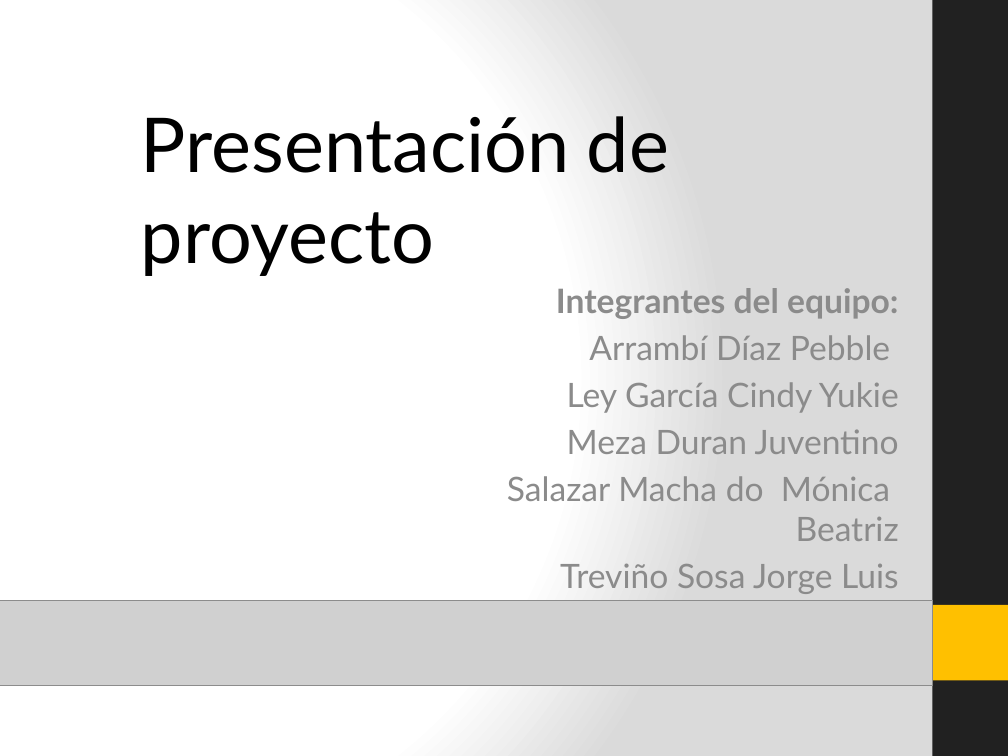
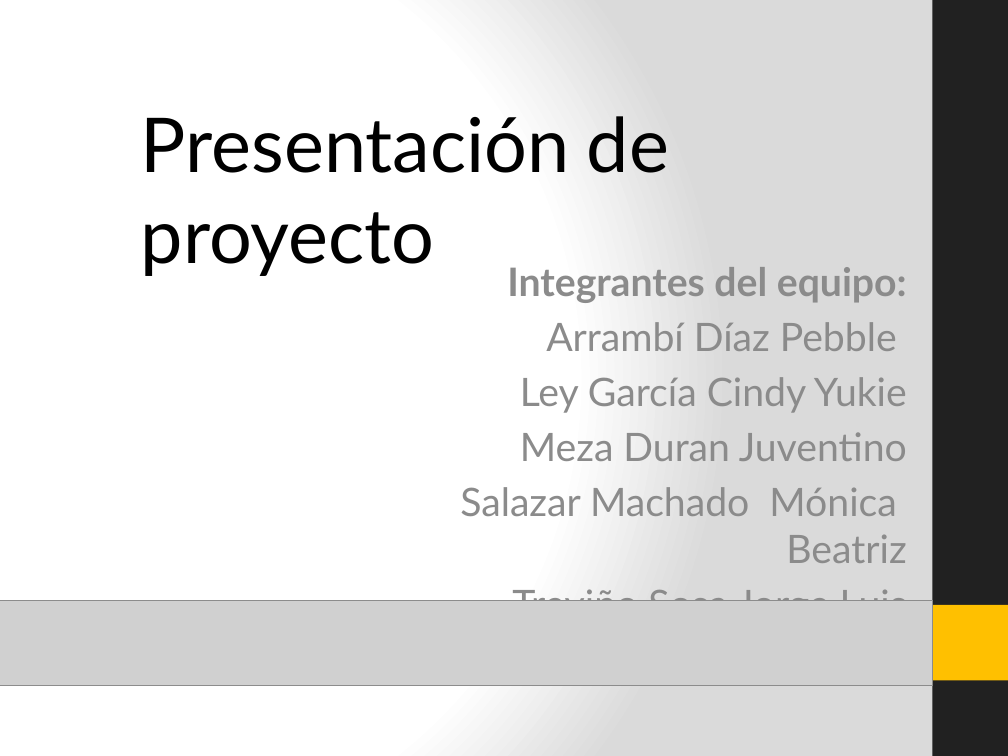
Before and after one commit to juvenmezaa/JYMPsport, a slide deck: slide 1 of Documentacion/Presentación.pptx. Drawn at 1008x756 pixels with LibreOffice and Linux fonts; fonts in the diff are those of the drawing; grey boxes stand for pictures. Boxes give left, top, right and bottom in pixels: in the first picture for what was removed or moved away, otherwise in the second. Text is boxed around its words. In the diff, an @@ line names an element or a change of style, - is before the commit and + after.

```diff
--- a/Documentacion/Presentación.pptx
+++ b/Documentacion/Presentación.pptx
@@ subtitle "Integrantes del equipo:" moved from (x1=507, y1=288, x2=899, y2=594) to (x1=460, y1=267, x2=907, y2=601) @@
@@ subtitle at (x1=507, y1=267, x2=907, y2=601): size 24 to 28 pt in "Integrantes del equipo:", "Arrambí Díaz Pebble", "Ley García Cindy Yukie", "Meza Duran Juventino" and 1 more places @@
@@ subtitle at (x1=460, y1=487, x2=906, y2=563): text changed; size 24 to 28 pt @@
-Salazar Macha do Mónica Beatriz
+Salazar Machado Mónica Beatriz
```
Also in this commit, not shown: 8 other slides changed, 4 slides added, 1 slide removed, 1 other file.
